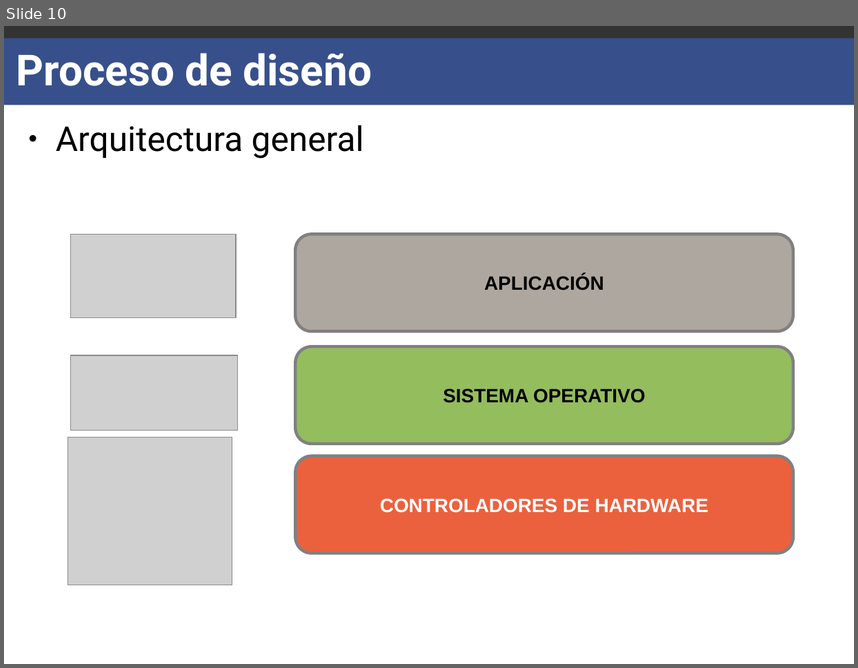
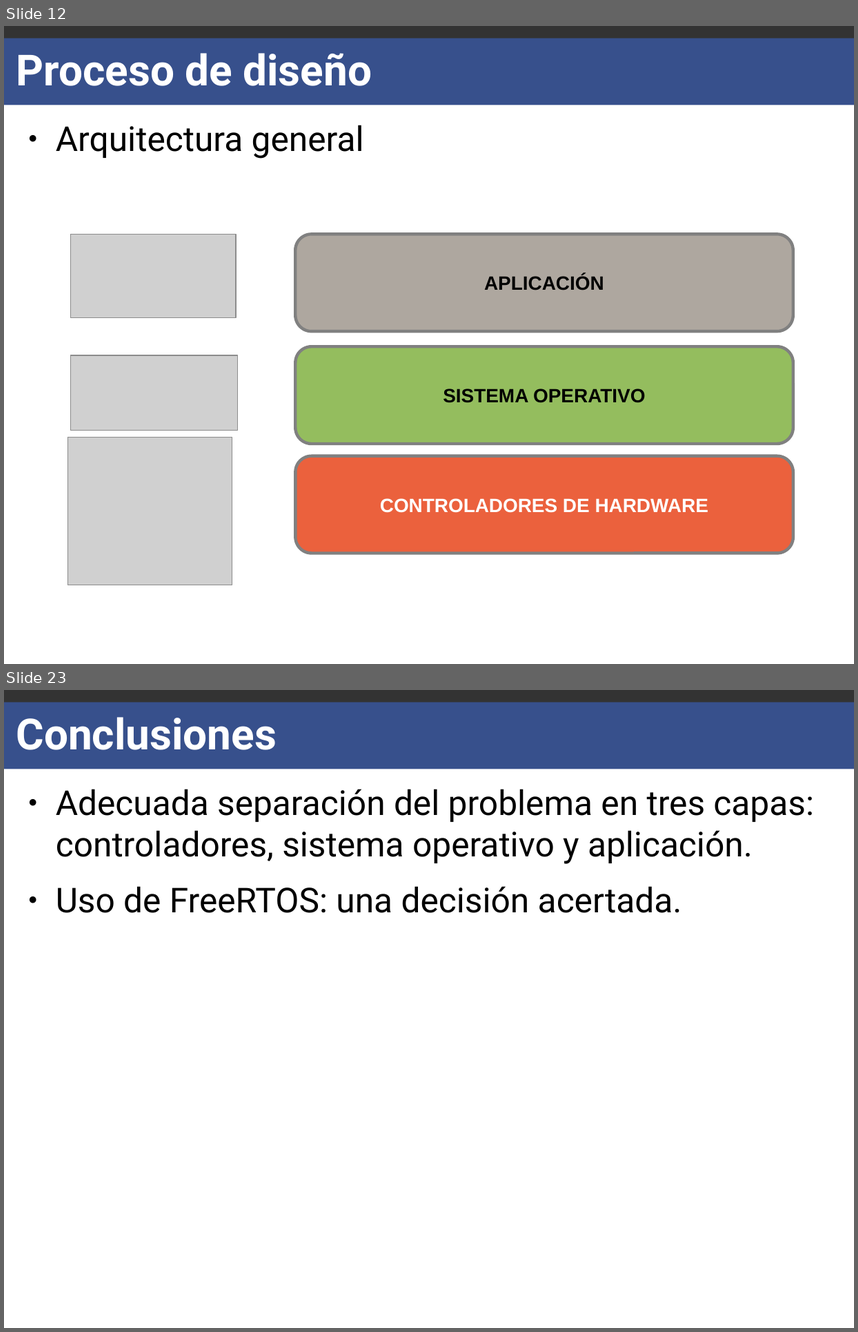
Before and after one commit to carlgonz/Trabajo-de-titulo, a slide deck: Presentacion/Moria-Presentacion.odp. Shown one above the other, each under a label of ours: slide 10 before the commit, slides 12 and 23 after it; the slides between them are not shown. The pictures are 858x668 and 858x1332 pixels, drawn with LibreOffice and Linux fonts; fonts in the diff are those of the drawing; grey boxes stand for pictures. Boxes give left, top, right and bottom in pixels: in the first picture for what was removed or moved away, otherwise in the second. Text is boxed around its words. In the diff, an @@ line names an element or a change of style, - is before the commit and + after.

```diff
--- a/Presentacion/Moria-Presentacion.odp
+++ b/Presentacion/Moria-Presentacion.odp
@@ slide 23 added at (4,690,854,1328), background #FFFFFF; not listed: 2 template elements that a slide beside it also shows @@
@@ title added at (16,717,277,750), 40 pt, text #FFFFFF, bold @@
+Conclusiones
@@ text added at (56,789,814,913), 32 pt, text #000000 @@
+● Adecuada separación del problema en tres capas: controladores, sistema operativo y aplicación.
+● Uso de FreeRTOS: una decisión acertada.
@@ what was slide 10 is now slide 12 @@
```
Also in this commit, not shown: 6 slides changed, 12 other slides added, 1 slide removed, 2 other files.
